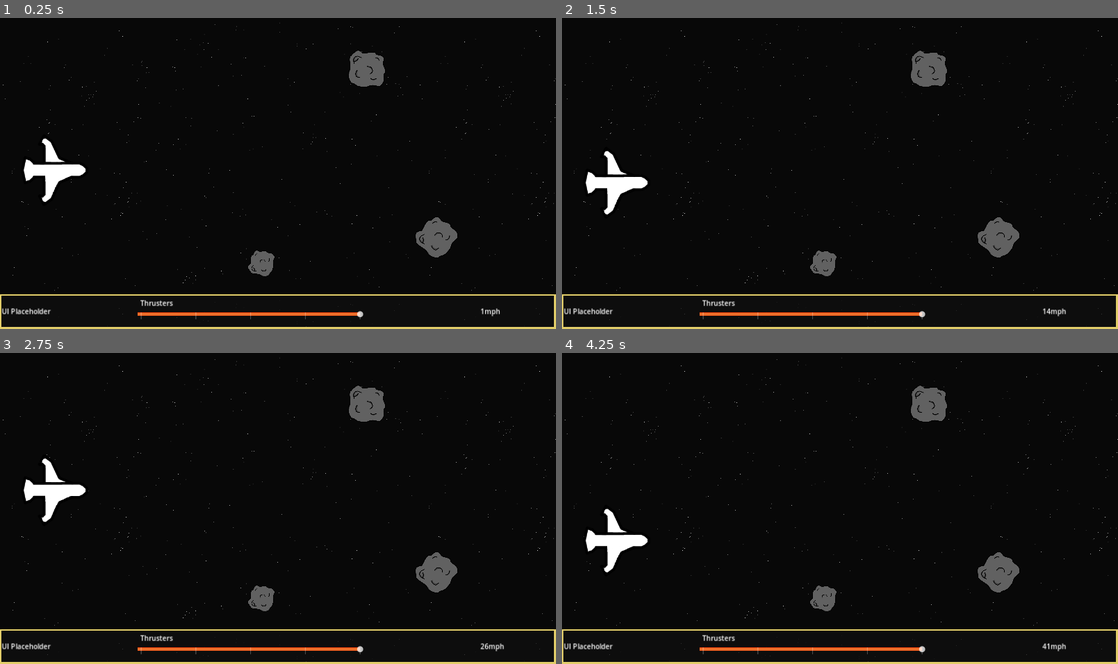
Above: before the commit, frames 1-4 (two rows, left to right).
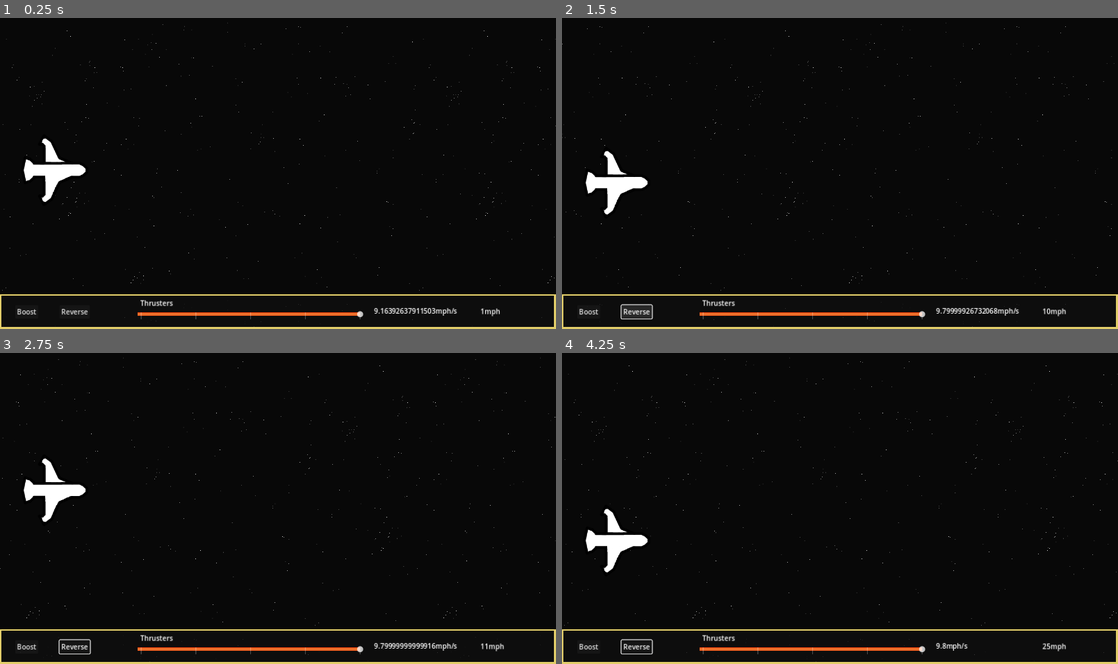
Above: after the commit, the same moments.

Repository: Harmoen/Never-Stop
Game: Godot game, scene res://source/main/main.tscn
Same seed, same stepped clock (60 frames per second), same inputs: the game is played once before the commit and once after it.
Inputs (mouse positions are in pixels of both pictures, inside the frame that each line leads up to):
- Up to frame 1 (0.25 s): no input
- Up to frame 2 (1.5 s): click (589, 310) at 0.5 s, where only the run after the commit has a clickable "Boost"; click (634, 310) at 1.25 s, where only the run after the commit has a clickable "Reverse"
- Up to frame 3 (2.75 s): tap Enter at 2 s; move the mouse to (400, 492) at 2.02 s; press the mouse at (400, 492) at 2.03 s; hold D (throttle_up) from 2.03 s (still down)
- Up to frame 4 (4.25 s): move the mouse to (728, 524) at 2.77 s; release D (throttle_up) at 2.78 s; release the mouse at (728, 524) at 2.78 s; hold S (down) 2.78-3.53 s; click (728, 524) at 2.85 s; move the mouse to (895, 440) at 3.52 s; press the mouse at (895, 440) at 3.53 s; hold D (throttle_up) from 3.53 s (still down)

The runs differ from the first frame. In frame 1, 2.1% of the frame differs, in the area x 0-100%, y 1-100%; in frame 2, 2.3%; in frame 3, 2.2%; in frame 4, 2.0%.

Commit message:
Added Music

Diff:
--- a/project.godot
+++ b/project.godot
@@ -82,6 +82,11 @@
 ]
 }
 
+[layer_names]
+
+2d_physics/layer_1="Player"
+2d_physics/layer_2="Asteroids"
+
 [rendering]
 
 renderer/rendering_method="gl_compatibility"
--- a/source/global/AudioManager.tscn
+++ b/source/global/AudioManager.tscn
@@ -1,10 +1,43 @@
-[gd_scene load_steps=4 format=3 uid="uid://sn7i5kf8s46q"]
+[gd_scene load_steps=8 format=3 uid="uid://sn7i5kf8s46q"]
 
 [ext_resource type="Script" path="res://source/global/audio_manager.gd" id="1_6k0yv"]
+[ext_resource type="AudioStream" uid="uid://c4oepq6ukifgy" path="res://assets/audio/Dark Techo House.ogg" id="2_cpxtm"]
 
 [sub_resource type="AudioStreamRandomizer" id="AudioStreamRandomizer_yng30"]
 
 [sub_resource type="AudioStreamRandomizer" id="AudioStreamRandomizer_ugtdf"]
+
+[sub_resource type="AudioStreamGenerator" id="AudioStreamGenerator_4bgts"]
+mix_rate = 20.0
+
+[sub_resource type="AudioStreamPlaylist" id="AudioStreamPlaylist_ftnij"]
+fade_time = 0.1
+stream_count = 1
+stream_0 = ExtResource("2_cpxtm")
+
+[sub_resource type="AudioStreamInteractive" id="AudioStreamInteractive_47m3e"]
+clip_count = 2
+clip_0/name = &"Silence"
+clip_0/stream = SubResource("AudioStreamGenerator_4bgts")
+clip_0/auto_advance = 1
+clip_0/next_clip = 0
+clip_1/name = &"Main"
+clip_1/stream = SubResource("AudioStreamPlaylist_ftnij")
+clip_1/auto_advance = 0
+_transitions = {
+Vector2i(-1, -1): {
+"fade_beats": 1,
+"fade_mode": 3,
+"from_time": 0,
+"to_time": 1
+},
+Vector2i(0, -1): {
+"fade_beats": 1,
+"fade_mode": 0,
+"from_time": 0,
+"to_time": 1
+}
+}
 
 [node name="AudioManager" type="Node"]
 script = ExtResource("1_6k0yv")
@@ -18,4 +51,6 @@
 bus = &"Sound Effects"
 
 [node name="GameMusic" type="AudioStreamPlayer" parent="."]
+stream = SubResource("AudioStreamInteractive_47m3e")
+autoplay = true
 bus = &"Music"
--- a/source/main/main.gd
+++ b/source/main/main.gd
@@ -2,4 +2,4 @@
 
 
 func _ready() -> void:
-	UI.speed_display = $ControlPanel/Panel/Control/Label/SpeedLabel
+	AudioManager.set_game_music("Main")
--- a/source/main/main.tscn
+++ b/source/main/main.tscn
@@ -1,11 +1,17 @@
-[gd_scene load_steps=9 format=3 uid="uid://b0j5744x2awu8"]
+[gd_scene load_steps=12 format=3 uid="uid://b0j5744x2awu8"]
 
 [ext_resource type="Script" path="res://source/main/main.gd" id="1_svqlp"]
 [ext_resource type="PackedScene" uid="uid://ds23o5u6thl0n" path="res://source/spaceship/spaceship.tscn" id="2_3spb5"]
 [ext_resource type="Texture2D" uid="uid://cmf33tq4ehg7x" path="res://assets/textures/placeholder/Sprite-0001.png" id="2_l7axo"]
+[ext_resource type="Shader" path="res://source/shaders/scroll.gdshader" id="3_qf87f"]
 [ext_resource type="Script" path="res://source/ui/control_panel.gd" id="4_j3b12"]
 [ext_resource type="Texture2D" uid="uid://bfgvnmba3ehb3" path="res://assets/textures/placeholder/asteroid.png" id="4_vbc8j"]
 [ext_resource type="Script" path="res://source/ui/throttle.gd" id="5_3g2n2"]
+[ext_resource type="Script" path="res://source/ui/sound_button.gd" id="6_nem02"]
+
+[sub_resource type="ShaderMaterial" id="ShaderMaterial_lbkag"]
+shader = ExtResource("3_qf87f")
+shader_parameter/scroll_speed = 0.5
 
 [sub_resource type="StyleBoxFlat" id="StyleBoxFlat_ekc2v"]
 bg_color = Color(0.0588235, 0.0588235, 0.0588235, 0.784314)
@@ -36,6 +42,7 @@
 
 [node name="PlaceholderBackground" type="TextureRect" parent="Background"]
 z_index = -1
+material = SubResource("ShaderMaterial_lbkag")
 anchors_preset = 15
 anchor_right = 1.0
 anchor_bottom = 1.0
@@ -68,29 +75,6 @@
 offset_right = 1276.0
 offset_bottom = 76.0
 
-[node name="Label" type="Label" parent="ControlPanel/Panel/Control"]
-layout_mode = 2
-offset_top = 24.0
-offset_right = 1272.0
-offset_bottom = 47.0
-text = "UI Placeholder"
-
-[node name="SpeedLabel" type="Label" parent="ControlPanel/Panel/Control/Label"]
-unique_name_in_owner = true
-layout_mode = 0
-offset_left = 1102.0
-offset_right = 1228.0
-offset_bottom = 23.0
-text = "Speed: at least 7!!"
-
-[node name="Label2" type="Label" parent="ControlPanel/Panel/Control/Label"]
-layout_mode = 0
-offset_left = 319.0
-offset_top = -19.0
-offset_right = 454.0
-offset_bottom = 4.0
-text = "Thrusters"
-
 [node name="Throttle" type="HSlider" parent="ControlPanel/Panel/Control"]
 unique_name_in_owner = true
 layout_mode = 0
@@ -107,18 +91,67 @@
 ticks_on_borders = true
 script = ExtResource("5_3g2n2")
 
+[node name="SpeedLabel" type="Label" parent="ControlPanel/Panel/Control"]
+unique_name_in_owner = true
+layout_mode = 0
+offset_left = 1102.0
+offset_top = 24.0
+offset_right = 1237.0
+offset_bottom = 47.0
+text = "Speed: at least 7!!"
+
+[node name="AccelLabel" type="Label" parent="ControlPanel/Panel/Control"]
+unique_name_in_owner = true
+layout_mode = 0
+offset_left = 857.0
+offset_top = 23.0
+offset_right = 992.0
+offset_bottom = 46.0
+text = "Accel : 7mph/s"
+
+[node name="ThrusterTitle" type="Label" parent="ControlPanel/Panel/Control"]
+layout_mode = 0
+offset_left = 319.0
+offset_top = 5.0
+offset_right = 454.0
+offset_bottom = 28.0
+text = "Thrusters"
+
+[node name="BoostBttn" type="Button" parent="ControlPanel/Panel"]
+unique_name_in_owner = true
+layout_mode = 0
+offset_left = 35.0
+offset_top = 25.0
+offset_right = 88.0
+offset_bottom = 56.0
+text = "Boost"
+script = ExtResource("6_nem02")
+
+[node name="ReverseBttn" type="Button" parent="ControlPanel/Panel"]
+unique_name_in_owner = true
+layout_mode = 0
+offset_left = 137.0
+offset_top = 25.0
+offset_right = 207.0
+offset_bottom = 56.0
+text = "Reverse"
+script = ExtResource("6_nem02")
+
 [node name="Asteroid" type="Sprite2D" parent="."]
+visible = false
 position = Vector2(846, 119)
 scale = Vector2(0.25, 0.25)
 texture = ExtResource("4_vbc8j")
 
 [node name="Asteroid2" type="Sprite2D" parent="."]
+visible = false
 position = Vector2(1004, 506)
 rotation = -0.914423
 scale = Vector2(0.25, 0.25)
 texture = ExtResource("4_vbc8j")
 
 [node name="Asteroid3" type="Sprite2D" parent="."]
+visible = false
 position = Vector2(601, 567)
 rotation = -1.38281
 scale = Vector2(0.17021, 0.17021)
--- /dev/null
+++ b/source/shaders/scroll.gdshader
@@ -0,0 +1,21 @@
+shader_type canvas_item;
+
+uniform float scroll_speed = 10;
+
+void vertex() {
+}
+
+void fragment() {
+vec2 uv = UV;
+
+uv.x += scroll_speed * TIME;
+
+uv = mod(uv, 1.0);
+
+COLOR = texture(TEXTURE, uv);
+}
+
+//void light() {
+	// Called for every pixel for every light affecting the CanvasItem.
+	// Uncomment to replace the default light processing function with this one.
+//}
--- a/source/spaceship/spaceship.gd
+++ b/source/spaceship/spaceship.gd
@@ -5,7 +5,7 @@
 const MAX_HEIGHT : float = 720
 const MIN_HEIGHT : float = 0
 
-@onready var audio_stream_player: AudioStreamPlayer = $AudioStreamPlayer
+@onready var hitbox: Area2D = $Hitbox
 
 # Strafing Variables
 var input_direction : float = 0
--- a/source/spaceship/spaceship.tscn
+++ b/source/spaceship/spaceship.tscn
@@ -2,15 +2,21 @@
 
 [ext_resource type="Script" path="res://source/spaceship/spaceship.gd" id="1_1qns2"]
 [ext_resource type="Texture2D" uid="uid://c028sn6swaey8" path="res://assets/textures/placeholder/ship.png" id="1_53jdu"]
-[ext_resource type="AudioStream" uid="uid://dqdegiv3vcr6x" path="res://assets/audio/laser.wav" id="3_j4p3p"]
+
+[sub_resource type="CapsuleShape2D" id="CapsuleShape2D_u4qdb"]
+radius = 57.0
+height = 150.0
 
 [node name="Spaceship" type="Node2D"]
 script = ExtResource("1_1qns2")
 
+[node name="Hitbox" type="Area2D" parent="."]
+collision_mask = 2
+
+[node name="CollisionShape2D" type="CollisionShape2D" parent="Hitbox"]
+rotation = 1.57079
+shape = SubResource("CapsuleShape2D_u4qdb")
+debug_color = Color(0.722656, 0.478146, 7.70092e-07, 0.42)
+
 [node name="Sprite2D" type="Sprite2D" parent="."]
 texture = ExtResource("1_53jdu")
-
-[node name="AudioStreamPlayer" type="AudioStreamPlayer" parent="."]
-stream = ExtResource("3_j4p3p")
-max_polyphony = 4
-bus = &"Sound Effects"
--- a/source/ui/control_panel.gd
+++ b/source/ui/control_panel.gd
@@ -11,22 +11,41 @@
 
 @onready var throttle: Throttle = %Throttle
 @onready var speed_label: Label = %SpeedLabel
+@onready var accel_label: Label = %AccelLabel
+@onready var boost_bttn: SoundButton = %BoostBttn
+@onready var reverse_bttn: SoundButton = %ReverseBttn
 
-var max_speed : float = 10
-# Current speed should be the same thing as acceleration
-var current_speed : float = 0
+## Max speed is equal to 1g, or 9.8 meters per second
+var max_acceleration : float = 9.8
+var acceleration : float = 0:
+	set(new_accel):
+		acceleration = new_accel
+		accel_label.text = str(new_accel, "mph/s")
 var total_speed : float = 0:
 	set(new_speed):
 		total_speed = new_speed
 		speed_label.text = str(floor(total_speed), "mph")
-var acceleration : float = 10
+var lerp_speed : float = 10
+var reversed : bool = false
+
 
 func _ready() -> void:
-	pass
+	reverse_bttn.pressed.connect(_on_reverse_bttn_pressed)
 
 
 func _process(delta: float) -> void:
-	current_speed = lerp(current_speed, max_speed * throttle.value, acceleration * delta)
+	acceleration = lerp(acceleration, max_acceleration * throttle.value, lerp_speed * delta)
 
 	# There is no deceleration in space unless we add retrograde thrusters
-	total_speed += current_speed * delta
+	if reversed:
+		total_speed -= acceleration * delta
+	else:
+		total_speed += acceleration * delta
+
+
+func _on_reverse_bttn_pressed() -> void:
+	reversed = !reversed
+
+
+func _on_boost_bttn_pressed() -> void:
+	pass
Not shown, added: assets/audio/Dark Techo House.ogg.import
Not shown, removed: assets/audio/laser.wav.import
Not shown, added: assets/audio/Dark Techo House.ogg
